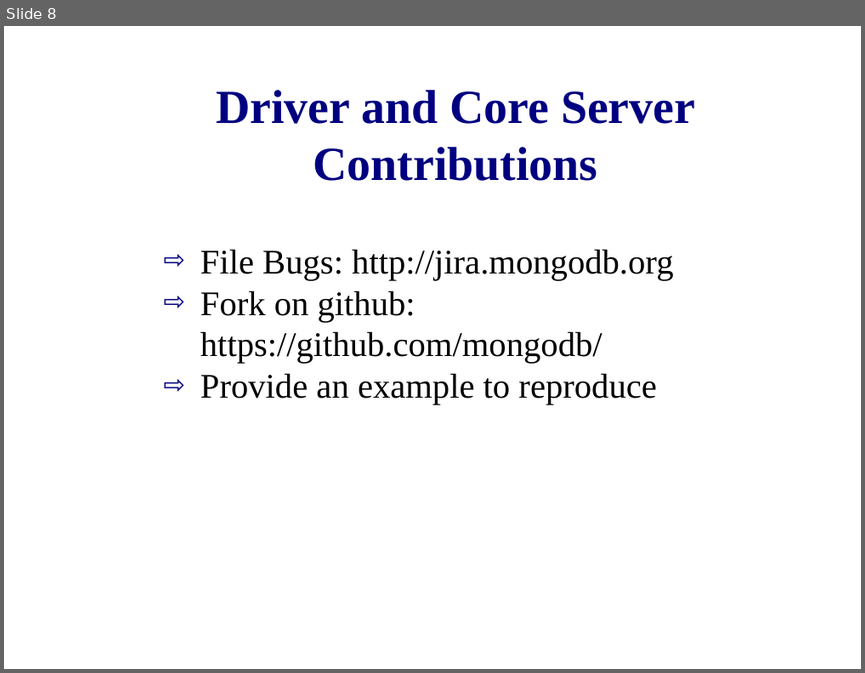
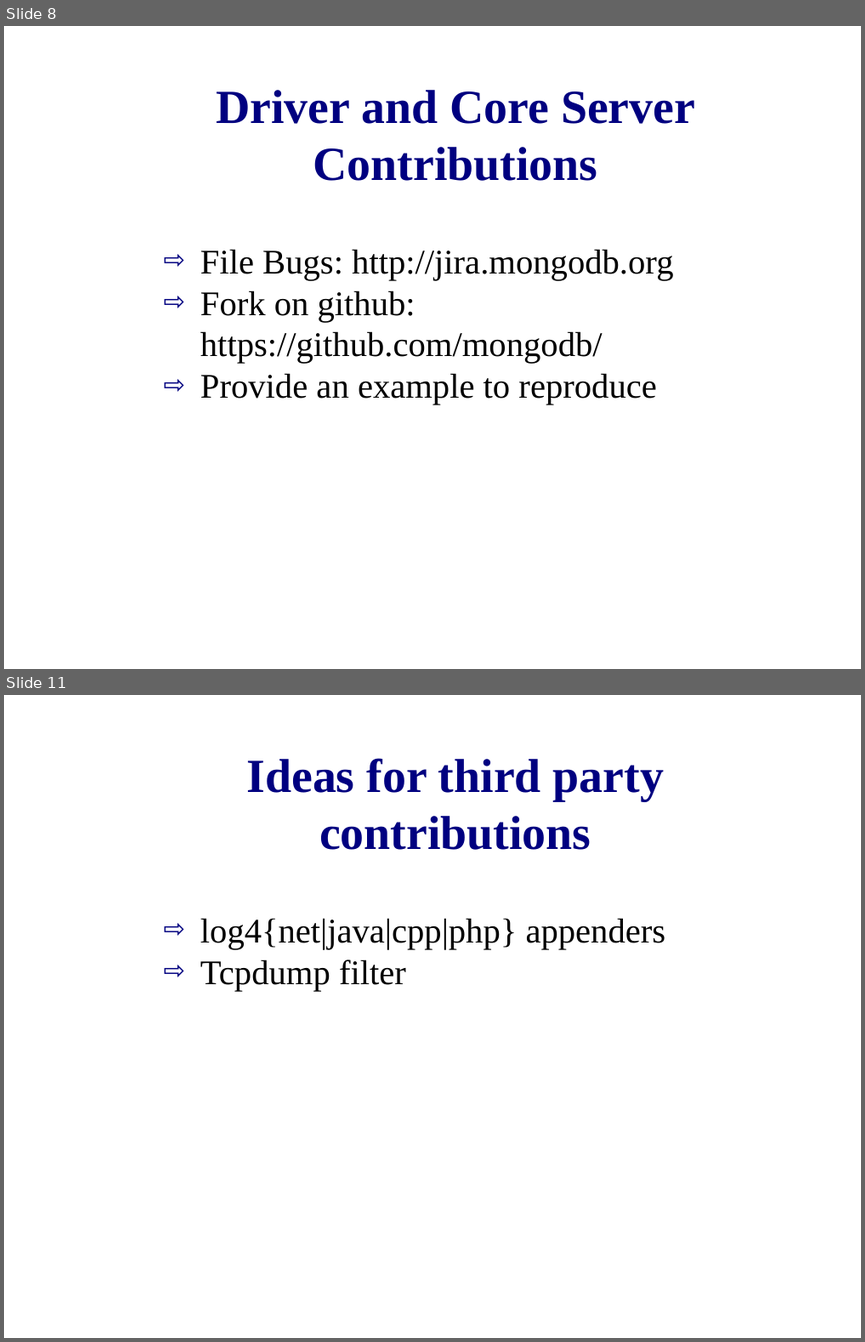
Before and after one commit to zippy1981/TalkMaterials, a slide deck: MongoDC/Tips for Getting Involved as a Contributor.odp. Shown one above the other, each under a label of ours: slide 8 before the commit, slides 8 and 11 after it; the slides between them are not shown. The pictures are 865x673 and 865x1342 pixels, drawn with LibreOffice and Linux fonts; fonts in the diff are those of the drawing; background and template pictures are left out. Boxes give left, top, right and bottom in pixels: in the first picture for what was removed or moved away, otherwise in the second. Text is boxed around its words. In the diff, an @@ line names an element or a change of style, - is before the commit and + after.

```diff
--- a/MongoDC/Tips for Getting Involved as a Contributor.odp
+++ b/MongoDC/Tips for Getting Involved as a Contributor.odp
@@ slide 11 added at <box>4,695,861,1338</box>, background #FFFFFF @@
@@ title added at <box>246,758,664,850</box>, 44 pt, text #000080, bold @@
+Ideas for third party contributions
@@ text added at <box>200,918,666,991</box>, 32 pt, text #000000 @@
+⇨ log4{net|java|cpp|php} appenders
+⇨ Tcpdump filter
```
Also in this commit, not shown: 3 slides changed, 3 other slides added, 1 slide removed.
